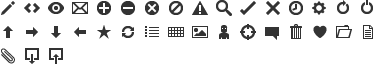
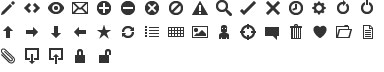
Revision of a layered (384, 72) image; what changed, layer by layer:
added layer "unlocked" above "locked" over box(99, 49, 111, 63)
added layer "locked" above "upload" over box(75, 49, 85, 63)
